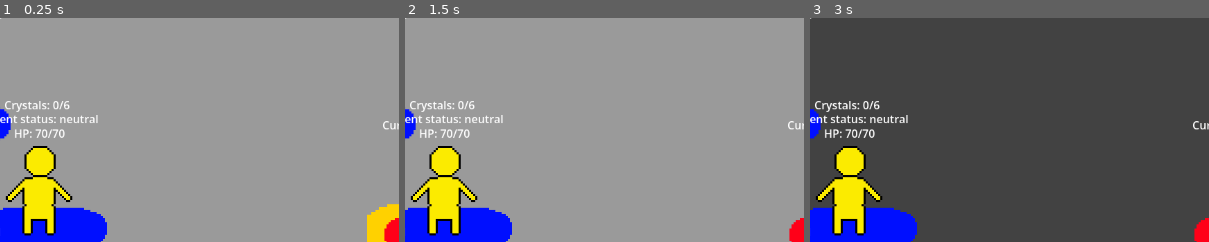
Above: before the commit, frames 1-3 (left to right).
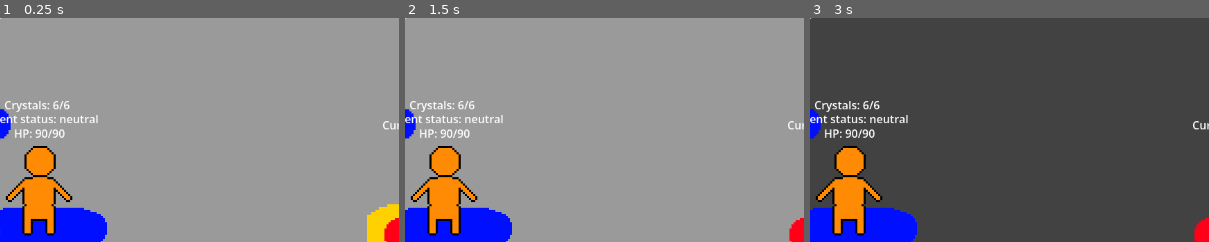
Above: after the commit, the same moments.

Repository: crowprogramsgames/erpge
Game: Godot game, scene res://scenes/battle/battle.tscn
Same seed, same stepped clock (60 frames per second), same inputs: the game is played once before the commit and once after it.
Inputs:
- Up to frame 1 (0.25 s): no input
- Up to frame 2 (1.5 s): click "ACTIVE ABILITY" at 0.5 s; click "SKIP" at 1.25 s
- Up to frame 3 (3 s): click "SKIP" at 2 s; click "ATTACK" at 2.75 s
The pictures show only the part of the screen within x 19-69%, y 7-57%; the shares and areas given below are measured in that part.

The runs differ from the first frame. In frame 1, 2.6% of the frame differs, in the area x 2-18%, y 37-97%; in frame 2, 2.6%; in frame 3, 2.7%.

Commit message:
brute added and tested

Diff:
--- /dev/null
+++ b/archetypes/starters/Brute/a_brute.gd
@@ -0,0 +1,16 @@
+extends Active
+
+func a_action():
+	Action.set_action(Action.ActionType.ABILITY, Action.Targets.ENEMY, Action.Restriction.TARGET, false)
+	Events.choose_target.emit()
+
+func a_ability(targets : Array[Character]) -> void:
+	var save : bool
+	for target in targets:
+		save = ability_save(target)
+		if !save:
+			target.status_manager.grant_status("fragile")
+		else:
+			print("failed ability")
+	_pay_cost()
+	source.end_of_turn()
--- /dev/null
+++ b/archetypes/starters/Brute/a_brute.tres
@@ -0,0 +1,6 @@
+[gd_resource type="Resource" format=3 uid="uid://bywadcf7iryrx"]
+
+[ext_resource type="Script" uid="uid://b4fmugel5id6v" path="res://archetypes/starters/Brute/a_brute.gd" id="1_5god0"]
+
+[resource]
+script = ExtResource("1_5god0")
--- /dev/null
+++ b/archetypes/starters/Brute/brute.tres
@@ -0,0 +1,20 @@
+[gd_resource type="Resource" script_class="Archetype" format=3 uid="uid://db452s7ngm83b"]
+
+[ext_resource type="Resource" uid="uid://bywadcf7iryrx" path="res://archetypes/starters/Brute/a_brute.tres" id="1_7ajt8"]
+[ext_resource type="Script" uid="uid://qoe7jgamtuc7" path="res://resources/archetype.gd" id="1_derec"]
+[ext_resource type="Resource" uid="uid://bikue0lgh7foy" path="res://statuses/neutral.tres" id="2_74lqo"]
+[ext_resource type="Resource" uid="uid://c3chavhu8p7fk" path="res://archetypes/starters/Brute/p_brute.tres" id="2_wso6w"]
+[ext_resource type="Texture2D" uid="uid://cja7topw1v7pj" path="res://art/adv_sprites/fan_files.png" id="3_wso6w"]
+[ext_resource type="Resource" uid="uid://gv8f2foy1opa" path="res://archetypes/starters/Brute/brute_stats.tres" id="5_55boq"]
+[ext_resource type="Resource" uid="uid://mkxd683lmoes" path="res://items/weapons/battleaxe.tres" id="7_wso6w"]
+
+[resource]
+script = ExtResource("1_derec")
+arch_name = "Brute"
+arch_desc = "Raised by war, taught in blood, fear its presence"
+portrait = ExtResource("3_wso6w")
+stats = ExtResource("5_55boq")
+passive_ability = ExtResource("2_wso6w")
+active_ability = ExtResource("1_7ajt8")
+weapon = ExtResource("7_wso6w")
+metadata/_custom_type_script = "uid://qoe7jgamtuc7"
--- /dev/null
+++ b/archetypes/starters/Brute/brute_mod_1.gd
@@ -0,0 +1,13 @@
+extends Modifier
+
+func dmg_multiplier(origin : Character , target : Character) -> float:
+	print("que ha pasao")
+	print("aff: "+ char_affected.stats.char_name)
+	print("target: " + target.stats.char_name)
+	print("origin: " + origin.stats.char_name)
+	if(GL.allies_o_enemies(char_affected, source) && char_affected == target && origin.status_manager.check_status("fragile")):
+
+		return dmg_mult
+	else:
+		return 1
+	return 1
--- /dev/null
+++ b/archetypes/starters/Brute/brute_mod_1.tres
@@ -0,0 +1,10 @@
+[gd_resource type="Resource" format=3 uid="uid://t68gaogj8bq7"]
+
+[ext_resource type="Script" uid="uid://dvq854fsjtqny" path="res://archetypes/starters/Brute/brute_mod_1.gd" id="1_pb40f"]
+
+[resource]
+script = ExtResource("1_pb40f")
+mod_type = 1
+affected = 2
+dmg_mult = 0.5
+metadata/_custom_type_script = "uid://df27rfrtjx2ou"
--- /dev/null
+++ b/archetypes/starters/Brute/brute_stats.tres
@@ -0,0 +1,15 @@
+[gd_resource type="Resource" script_class="Stats" format=3 uid="uid://gv8f2foy1opa"]
+
+[ext_resource type="Script" uid="uid://dcbe8jtdelre3" path="res://resources/stats.gd" id="1_5ligb"]
+
+[resource]
+script = ExtResource("1_5ligb")
+max_hp = 90
+hp = 90
+pwr = 4
+end = -1
+fin = -1
+ref = -1
+vir = 2
+curr_crystals = 6
+metadata/_custom_type_script = "uid://dcbe8jtdelre3"
--- /dev/null
+++ b/archetypes/starters/Brute/p_brute.gd
@@ -0,0 +1,9 @@
+extends Passive
+
+func _set_modifiers():
+	var new_mod : Modifier
+	for mod in mod_list:
+		new_mod = mod.duplicate()
+		new_mod.attach_mod(source)
+func _set_triggers():
+	pass
--- /dev/null
+++ b/archetypes/starters/Brute/p_brute.tres
@@ -0,0 +1,9 @@
+[gd_resource type="Resource" format=3 uid="uid://c3chavhu8p7fk"]
+
+[ext_resource type="Script" uid="uid://df27rfrtjx2ou" path="res://resources/modifier.gd" id="1_0l72g"]
+[ext_resource type="Resource" uid="uid://t68gaogj8bq7" path="res://archetypes/starters/Brute/brute_mod_1.tres" id="2_67ilt"]
+[ext_resource type="Script" uid="uid://dkwjggtcmysvx" path="res://archetypes/starters/Brute/p_brute.gd" id="2_vmbx8"]
+
+[resource]
+script = ExtResource("2_vmbx8")
+mod_list = Array[ExtResource("1_0l72g")]([ExtResource("2_67ilt")])
--- a/archetypes/starters/Warrior/a_warrior.gd
+++ b/archetypes/starters/Warrior/a_warrior.gd
@@ -22,7 +22,7 @@
 			if hit_mult == -1:
 				pass
 			else:
-				var dmg : int = GL.damage(pre_bonus, hit_mult, source, target)
+				var dmg : int = GL.atk_damage(pre_bonus, hit_mult, source, target)
 				print(source.stats.char_name + " has dealt " + str(dmg) + " damage to " + target.stats.char_name)
 				target.be_dealt_dmg(dmg)
 				if(dmg > 0):
--- a/globals/global_functions.gd
+++ b/globals/global_functions.gd
@@ -24,7 +24,7 @@
 		if hit_mult == -1:
 			pass
 		else:
-			var dmg : int = damage(pre_bonus, hit_mult, origin, target)
+			var dmg : int = atk_damage(pre_bonus, hit_mult, origin, target)
 			print(origin.stats.char_name + " has dealt " + str(dmg) + " damage to " + target.stats.char_name)
 			target.be_dealt_dmg(dmg)
 			if(dmg > 0):
@@ -58,11 +58,14 @@
 
 	return [hit_mult, pre_bonus]
 
-func damage(pre_b : int, hit_mult : float, o: Character , t : Character) -> int:
+func atk_damage(pre_b : int, hit_mult : float, o: Character , t : Character) -> int:
 	var WD : int = o.weapon.weapon_dmg
-	var dmg : int = int(floor(WD * (1 + o.tot_stat("pwr") * o.tot_stat("pwr_rng") + pre_b * o.tot_stat("pre_rng") - t.tot_stat("end") * t.tot_stat("end_rng")) * (1 + hit_mult)))
+	var dmg : int = int(floor(WD * (1 + o.tot_stat("pwr") * o.tot_stat("pwr_rng") + pre_b * o.tot_stat("pre_rng") - t.tot_stat("end") * t.tot_stat("end_rng")) * (1 + hit_mult) * (dmg_multiplier(o,t))))
 
 	return max(1, dmg)
 
+func dmg_multiplier(o : Character,t : Character) -> float:
+	return o.dmg_multiplier(o,t) * t.dmg_multiplier(o,t)
+
 func allies_o_enemies(origin : Character, target: Character) -> bool:
 	return origin.is_in_group("blue_team") == target.is_in_group("blue_team")
--- /dev/null
+++ b/items/weapons/battleaxe.tres
@@ -0,0 +1,9 @@
+[gd_resource type="Resource" script_class="Weapon" format=3 uid="uid://mkxd683lmoes"]
+
+[ext_resource type="Script" uid="uid://csiqg3bctj7ka" path="res://resources/weapon.gd" id="1_cxrci"]
+
+[resource]
+script = ExtResource("1_cxrci")
+weapon_name = &"Battleaxe"
+weapon_dmg = 14
+metadata/_custom_type_script = "uid://csiqg3bctj7ka"
--- a/project.godot
+++ b/project.godot
@@ -23,6 +23,20 @@
 Events="*uid://35wcg7jh5ph6"
 GL="*uid://dxgskk1ab4x85"
 
+[file_customization]
+
+folder_colors={
+"res://archetypes/": "yellow",
+"res://art/": "teal",
+"res://bugfixing/": "gray",
+"res://globals/": "green",
+"res://items/": "orange",
+"res://resources/": "purple",
+"res://scenes/": "red",
+"res://statuses/": "pink",
+"res://template/": "gray"
+}
+
 [input]
 
 left_click={
--- a/resources/effect.gd
+++ b/resources/effect.gd
@@ -32,6 +32,7 @@
 
 @export_group("MULTIPLIERS")
 @export var crit_mult : float = 0
+@export var dmg_mult : float = 1
 var source : Character
 
 #@export_group("Effect Trigger")
@@ -93,5 +94,7 @@
 	return end_rng
 func crit_multiplier() -> float:
 	return crit_mult
+func dmg_multiplier(o:Character, t:Character) -> float:
+	return dmg_mult
 func save_val() -> float:
 	return save_stat
--- a/resources/stats.gd
+++ b/resources/stats.gd
@@ -13,7 +13,7 @@
 @export_group("Hit Multiplier")
 @export var hit_mult : float = 0
 @export var crit_mult : float = 0.5
-
+@export var dmg_mult : float = 1
 @export_group("Ranges")
 @export var pwr_range : float = 0.05
 @export var pre_range : float = 0.05
@@ -70,7 +70,8 @@
 			return pre_range
 		_:
 			return 0
-
+func dmg_multiplier(o:Character , t: Character):
+	return dmg_mult
 func lose_health(quant : int):
 	hp -= quant
 	Events.stat_changes.emit()
--- a/scenes/battle/battle.tscn
+++ b/scenes/battle/battle.tscn
@@ -4,6 +4,7 @@
 [ext_resource type="Resource" uid="uid://dqjgchpjekseo" path="res://archetypes/starters/Warden/warden.tres" id="3_0yh6x"]
 [ext_resource type="Resource" uid="uid://ckg57dwhj7eo5" path="res://archetypes/starters/Warrior/warrior.tres" id="3_h0kxc"]
 [ext_resource type="PackedScene" uid="uid://bw41icrjlvr7" path="res://scenes/characters/character.tscn" id="3_jkydm"]
+[ext_resource type="Resource" uid="uid://db452s7ngm83b" path="res://archetypes/starters/Brute/brute.tres" id="4_fh7rg"]
 [ext_resource type="Script" uid="uid://chyypd4kosl8q" path="res://scenes/battle/action.gd" id="20_fe4ja"]
 
 [node name="Battle" type="Node2D" unique_id=1538658190]
@@ -35,7 +36,7 @@
 [node name="Character2" parent="BlueHandler" unique_id=2133214311 groups=["blue_team"] instance=ExtResource("3_jkydm")]
 position = Vector2(271, 307)
 char_name = &"Pedro"
-archetype = ExtResource("3_h0kxc")
+archetype = ExtResource("4_fh7rg")
 
 [node name="Character3" parent="BlueHandler" unique_id=1590214184 groups=["blue_team"] instance=ExtResource("3_jkydm")]
 position = Vector2(130, 470)
--- a/scenes/characters/character.gd
+++ b/scenes/characters/character.gd
@@ -149,3 +149,5 @@
 func tot_stat(stat : String) -> float:
 
 	return stats.tot_stat(stat) + status_manager.tot_stat(stat)+ effect_manager.tot_stat(stat) + modifier_manager.tot_stat(stat)
+func dmg_multiplier(o: Character , t:Character) -> float:
+	return stats.dmg_multiplier(o,t) * status_manager.dmg_multiplier(o,t) * effect_manager.dmg_multiplier(o,t) * modifier_manager.dmg_multiplier(o,t)
--- a/scenes/characters/managers/manager.gd
+++ b/scenes/characters/managers/manager.gd
@@ -51,3 +51,8 @@
 		_:
 			return 0
 	return total
+func dmg_multiplier(o: Character, t:Character) -> float:
+	var total : float = 1
+	for effect in man_list:
+		total *= effect.dmg_multiplier(o,t)
+	return total
--- a/scenes/characters/managers/status_manager.gd
+++ b/scenes/characters/managers/status_manager.gd
@@ -35,7 +35,8 @@
 			return status.t_vir
 		_:
 			return 0
-
+func dmg_multiplier(o: Character, t:Character) -> float:
+	return status.dmg_multiplier(o,t)
 static func find_status(status_n : StringName) -> Status:
 	for st in status_list:
 		if st.effect_name.capitalize() == status_n.capitalize():
Not shown, added: archetypes/starters/Brute/a_brute.gd.uid
Not shown, added: archetypes/starters/Brute/brute_mod_1.gd.uid
Not shown, added: archetypes/starters/Brute/p_brute.gd.uid
